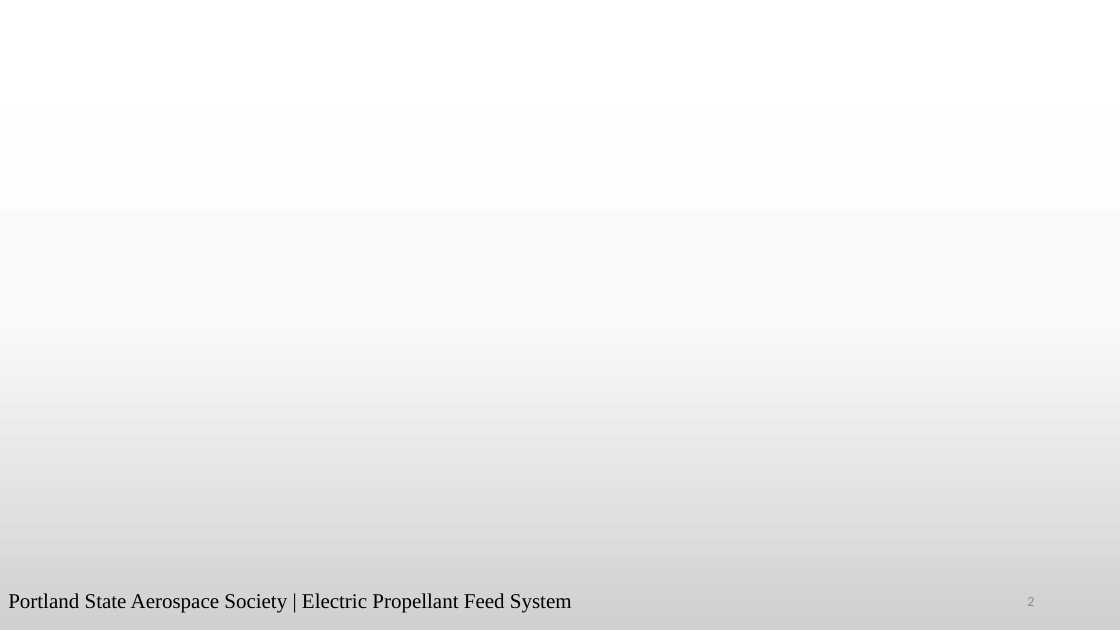
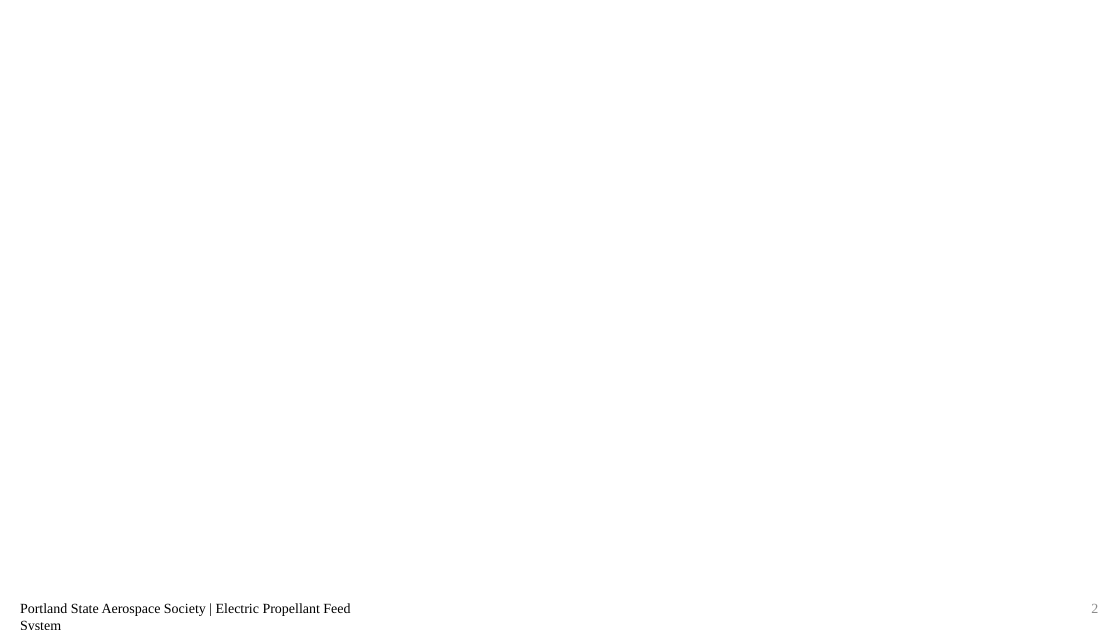
Before and after one commit to psas/electric-feed-system-prototype, a slide deck: slide 2 of Docs/Presentations/Slides/Capstone Showcase Active.pptx. Drawn at 1120x630 pixels with LibreOffice and Linux fonts; fonts in the diff are those of the drawing. Boxes give left, top, right and bottom in pixels: in the first picture for what was removed or moved away, otherwise in the second. Text is boxed around its words. In the diff, an @@ line names an element or a change of style, - is before the commit and + after.

Commit message:
Main slide format add

```diff
--- a/Docs/Presentations/Slides/Capstone Showcase Active.pptx
+++ b/Docs/Presentations/Slides/Capstone Showcase Active.pptx
@@ background gradient #FFFFFF to #FBFBFB to #D1D1D1 to #FFFFFF @@
@@ text "Portland State Aerospace Society | ..." moved from (x1=8, y1=593, x2=572, y2=613) to (x1=20, y1=603, x2=350, y2=616) @@
@@ text "Portland State Aerospace Society | ..." at (x1=20, y1=603, x2=350, y2=616): size 18 to 12 pt @@
@@ page number moved from (x1=1027, y1=597, x2=1034, y2=606) to (x1=1091, y1=604, x2=1098, y2=613) @@
@@ page number at (x1=1091, y1=604, x2=1098, y2=613): font Calibri to Times New Roman @@
```
Also in this commit, not shown: 1 other slide changed, 4 slides removed, 1 other file.
